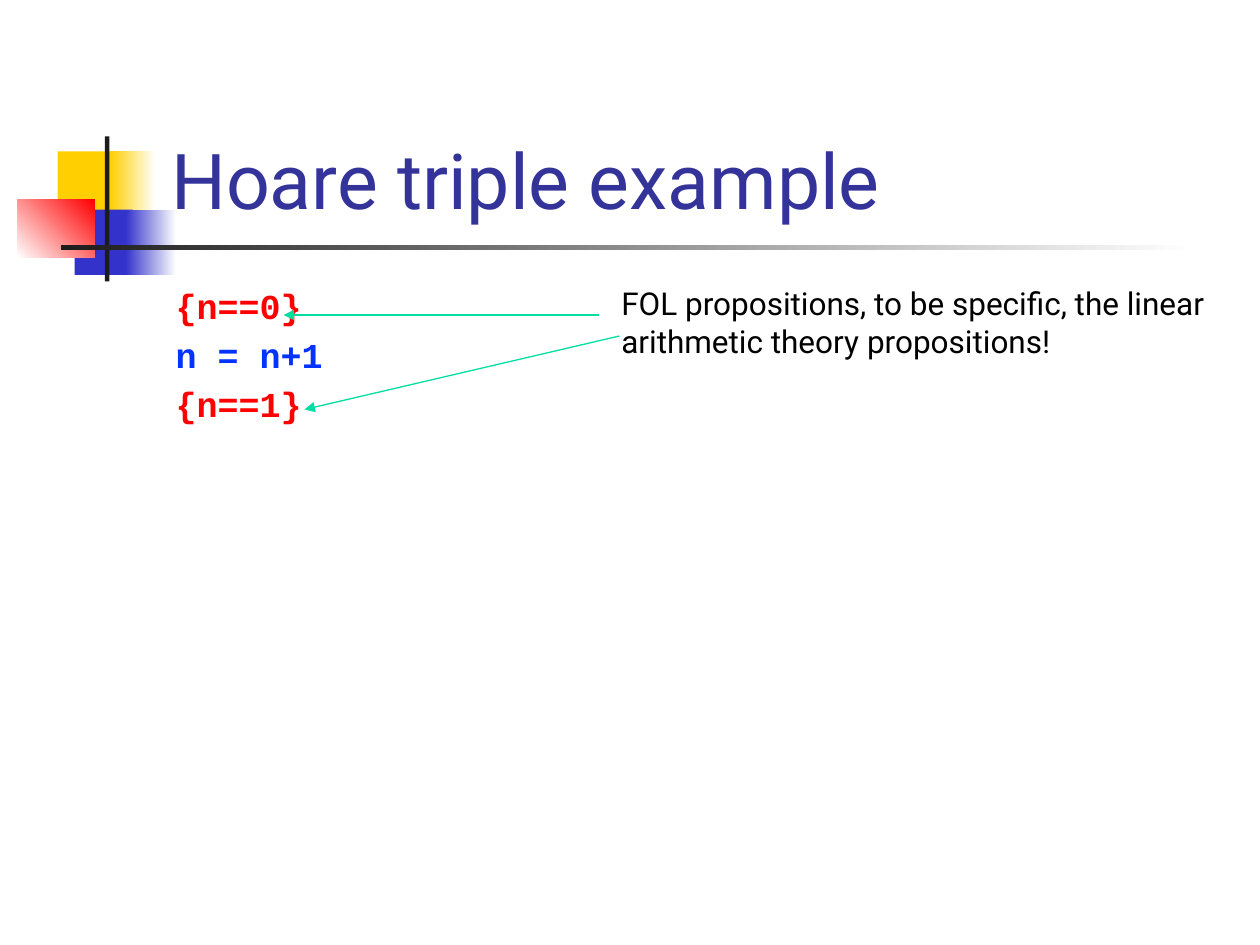
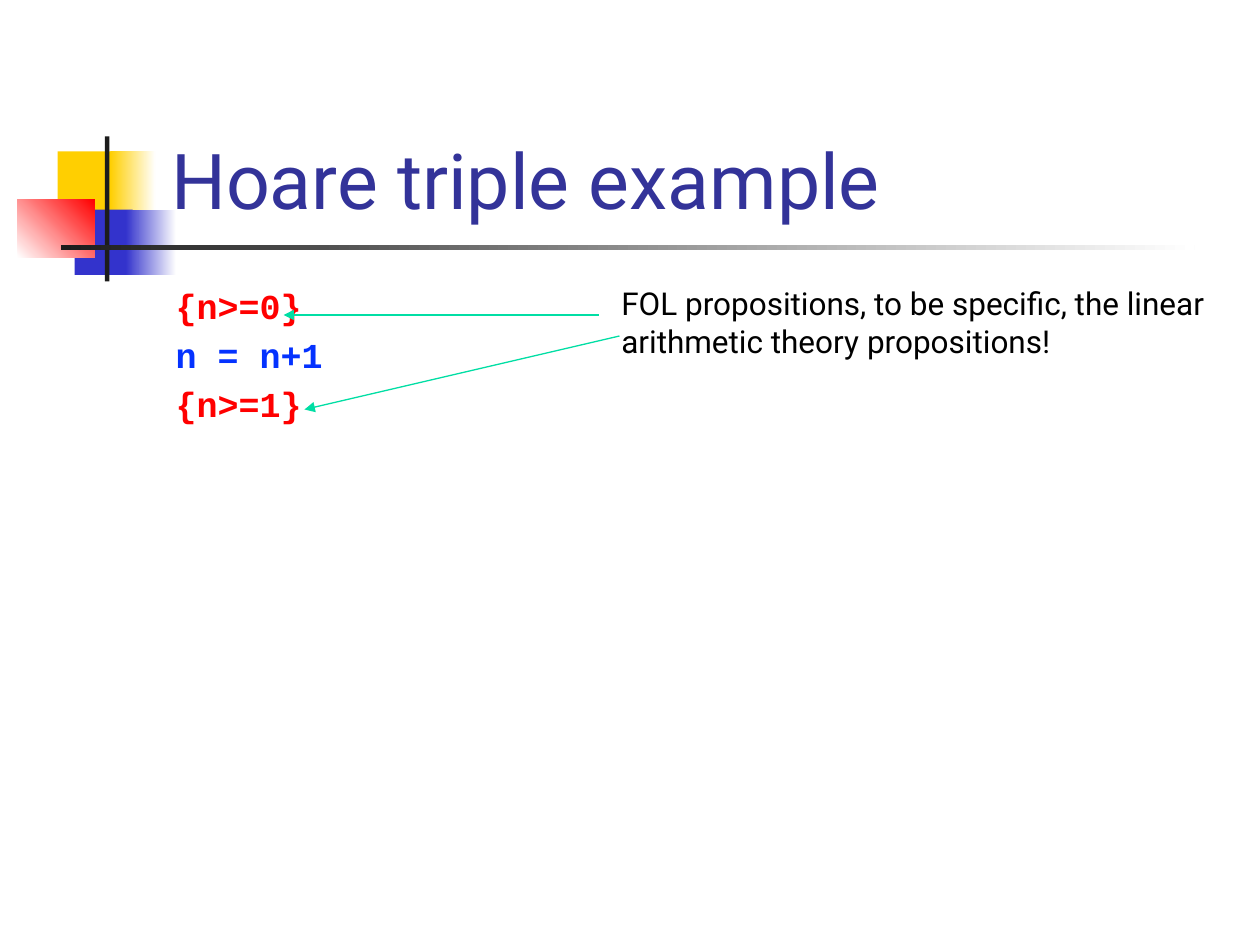
Before and after one commit to csslab-ustc/csslab-ustc.github.io, a slide deck: slide 18 of courses/theory/slides/lec18-hoare.pptx (slide 20 before the commit). Drawn at 1260x945 pixels with LibreOffice and Linux fonts; fonts in the diff are those of the drawing. Boxes give left, top, right and bottom in pixels: in the first picture for what was removed or moved away, otherwise in the second. Text is boxed around its words. In the diff, an @@ line names an element or a change of style, - is before the commit and + after.

```diff
--- a/courses/theory/slides/lec18-hoare.pptx
+++ b/courses/theory/slides/lec18-hoare.pptx
@@ text at <box>176,294,302,327</box>: text changed @@
-{n==0}
+{n>=0}
@@ text at <box>176,392,302,425</box>: text changed @@
-{n==1}
+{n>=1}
```
Also in this commit, not shown: 11 other slides changed, 2 slides removed.
